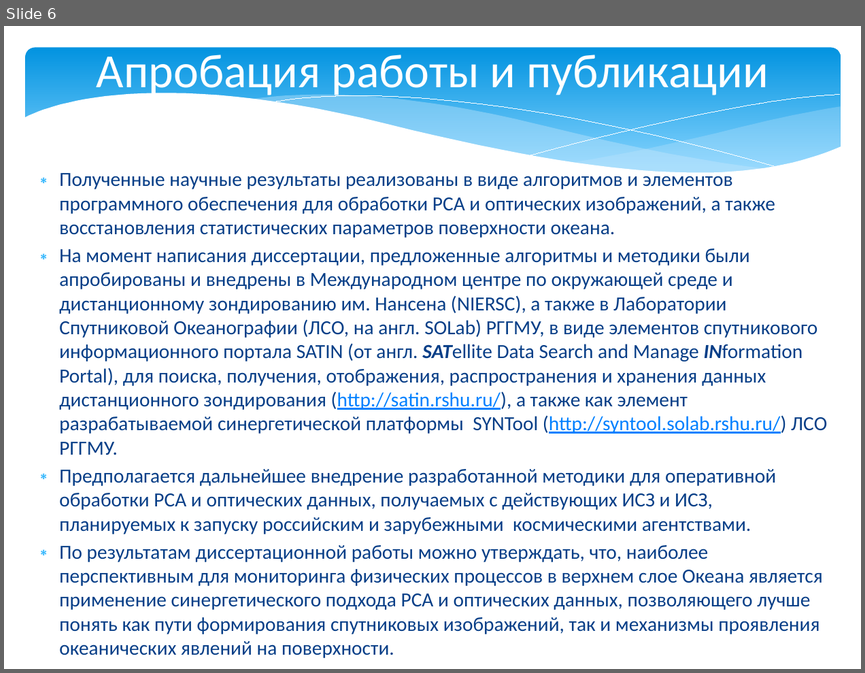
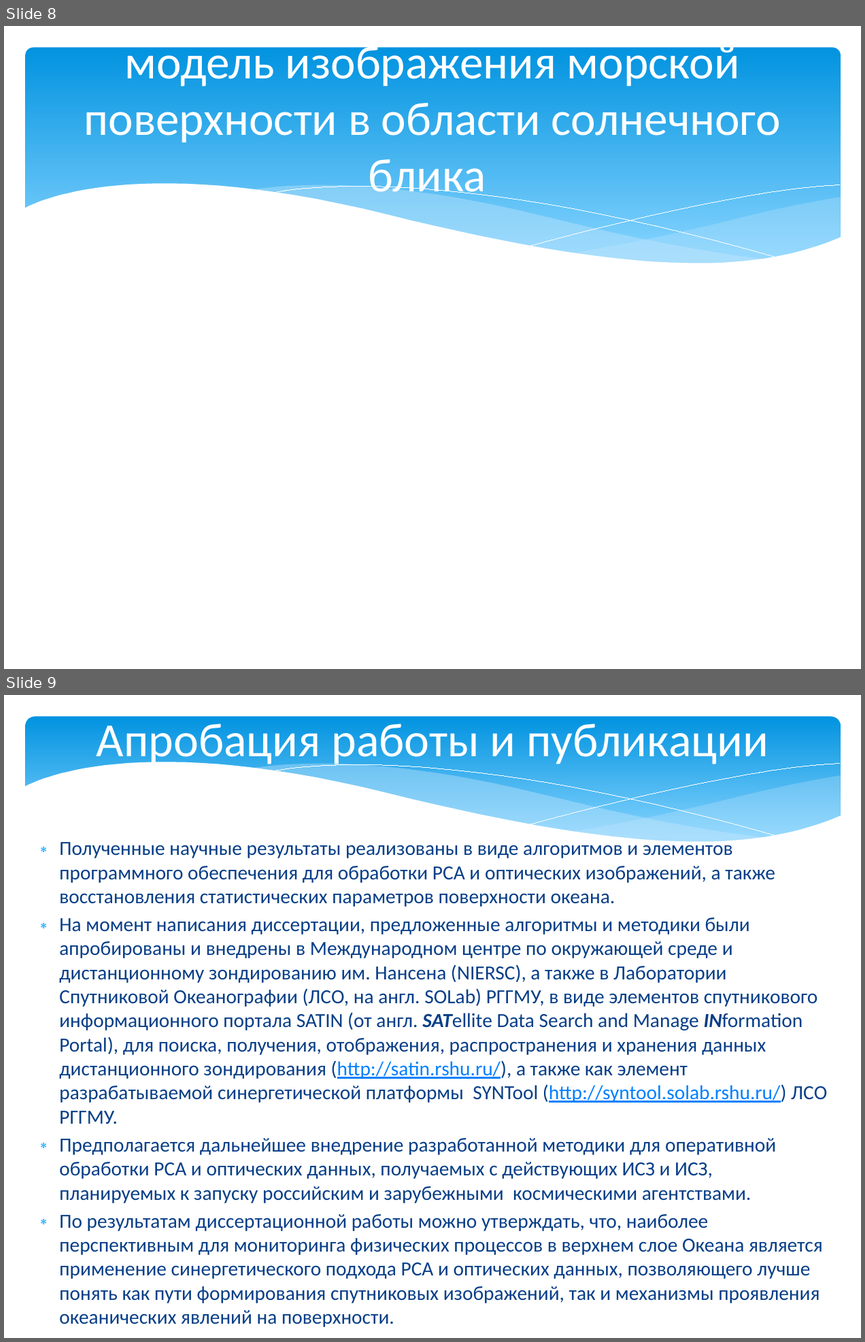
Before and after one commit to magican/Disser, a slide deck: Мясоедов_2014.pptx. Shown one above the other, each under a label of ours: slide 6 before the commit, slides 8 and 9 after it. The pictures are 865x673 and 865x1342 pixels, drawn with LibreOffice and Linux fonts; fonts in the diff are those of the drawing. Boxes give left, top, right and bottom in pixels: in the first picture for what was removed or moved away, otherwise in the second. Text is boxed around its words. In the diff, an @@ line names an element or a change of style, - is before the commit and + after.

```diff
--- a/Мясоедов_2014.pptx
+++ b/Мясоедов_2014.pptx
@@ slide 8 added at (4,26,861,669), background #FFFFFF @@
@@ title added at (84,40,781,203), 39.6 pt, text #FFFFFF @@
+модель изображения морской поверхности в области солнечного блика
@@ rounded rectangle added at (26,48,840,279), fill gradient #0293E0 to #83D3FE @@
@@ group added at (24,184,841,308): 5 freeform shapes @@
@@ what was slide 6 is now slide 9 @@
```
Also in this commit, not shown: 2 slides changed, 5 other slides added, 2 slides removed, 4 other files.
